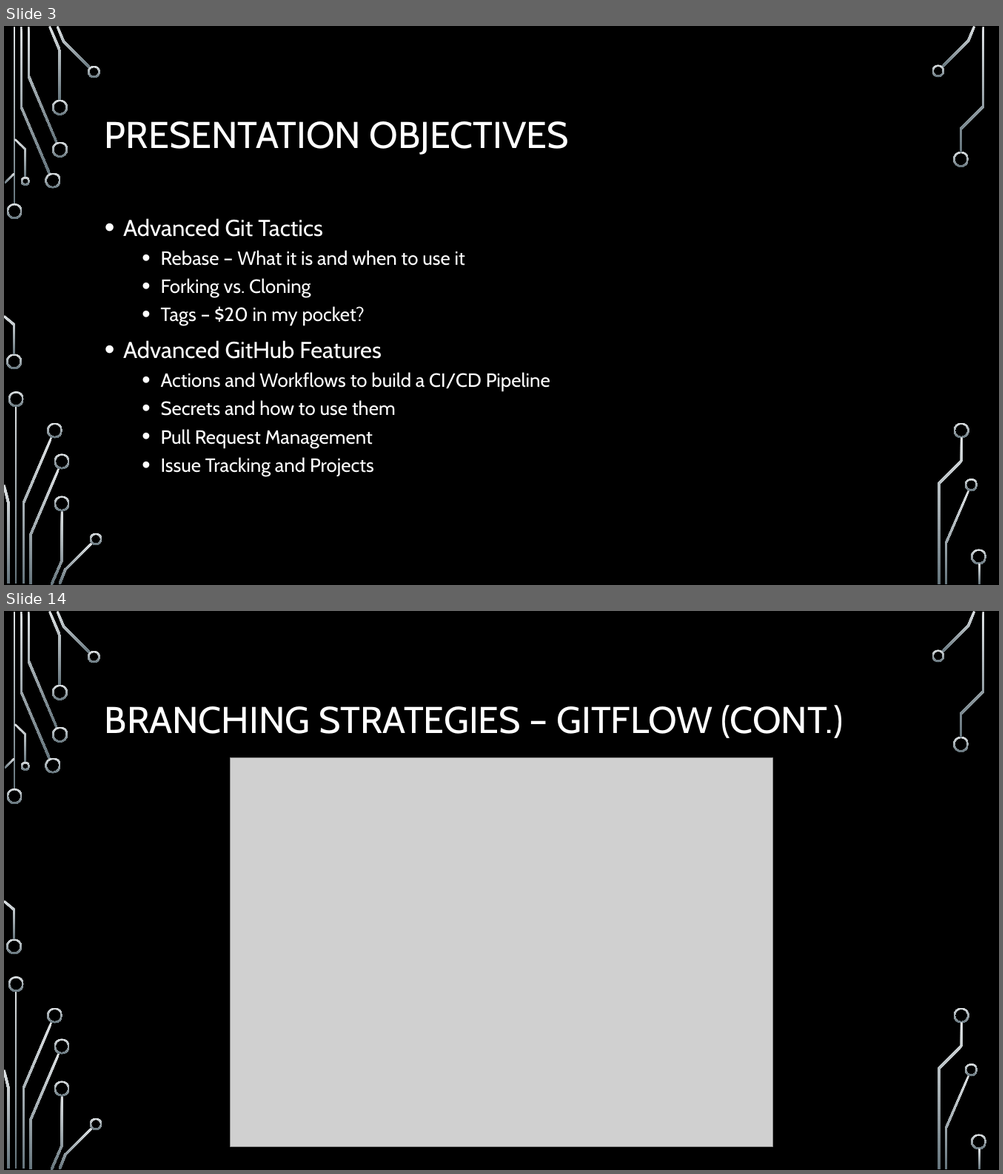
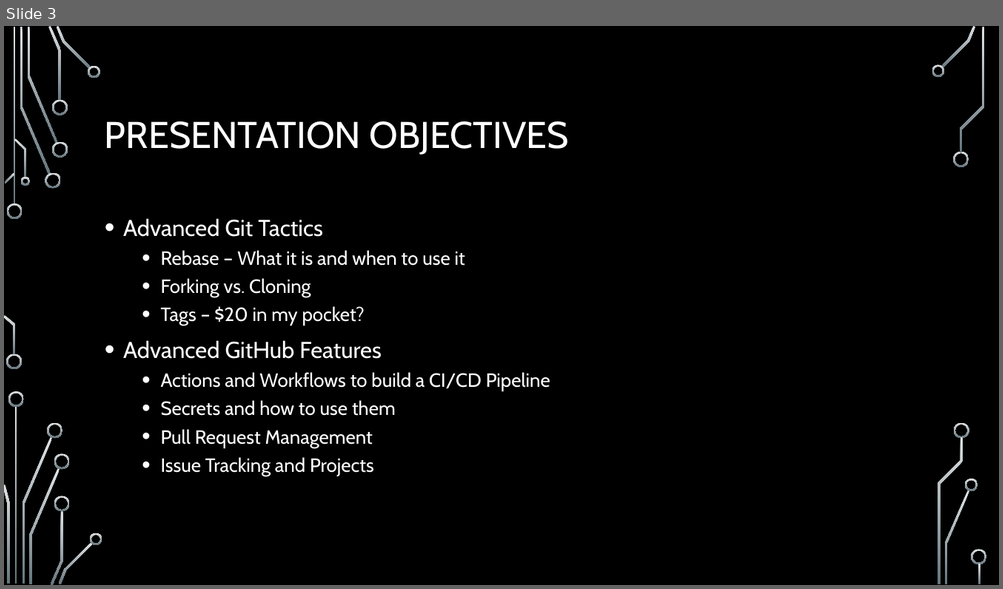
Before and after one commit to onideus/github-101-website, a slide deck: resources/Advanced github topics.pptx. Shown one above the other, each under a label of ours: slides 3 and 14 before the commit, slide 3 after it; the slides between them are not shown. The pictures are 1003x1174 and 1003x589 pixels, drawn with LibreOffice and Linux fonts; fonts in the diff are those of the drawing; grey boxes stand for pictures; background and template pictures are left out. Boxes give left, top, right and bottom in pixels: in the first picture for what was removed or moved away, otherwise in the second. Text is boxed around its words. In the diff, an @@ line names an element or a change of style, - is before the commit and + after.

```diff
--- a/resources/Advanced github topics.pptx
+++ b/resources/Advanced github topics.pptx
@@ slide 14 removed at box(4, 611, 999, 1170), background picture (left out); not listed: 36 template elements that a slide beside it also shows @@
@@ title removed at box(105, 705, 843, 738) @@
-BRANCHING STRATEGIES – GITFLOW (CONT.)
@@ picture removed at box(230, 758, 771, 1147) @@
```
Also in this commit, not shown: 3 slides changed, 12 slides added, 14 other slides removed, 2 other files.
